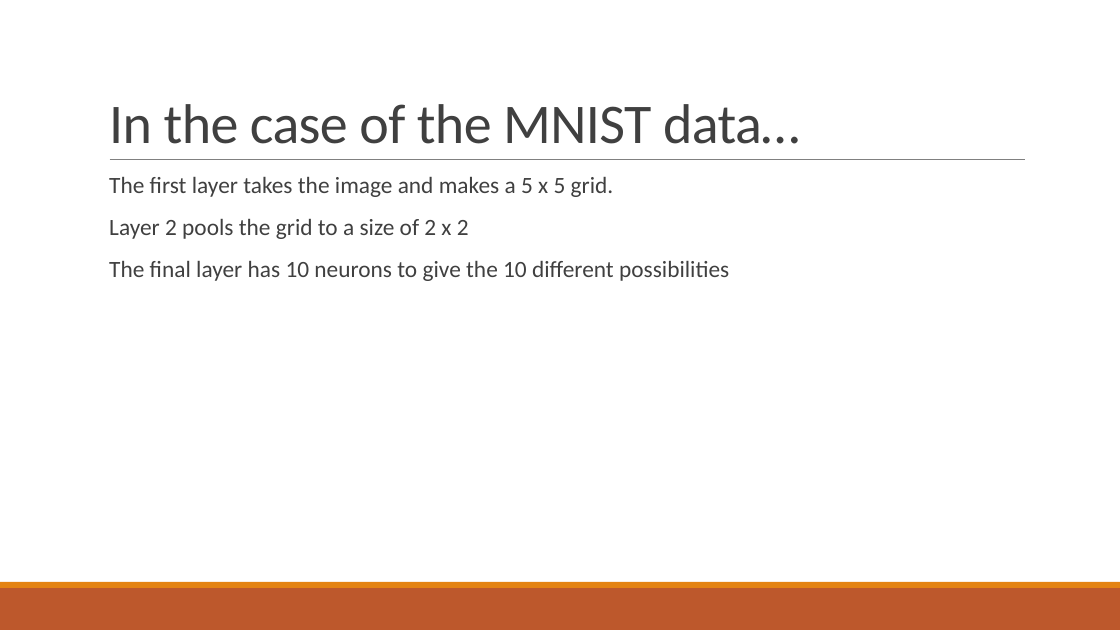
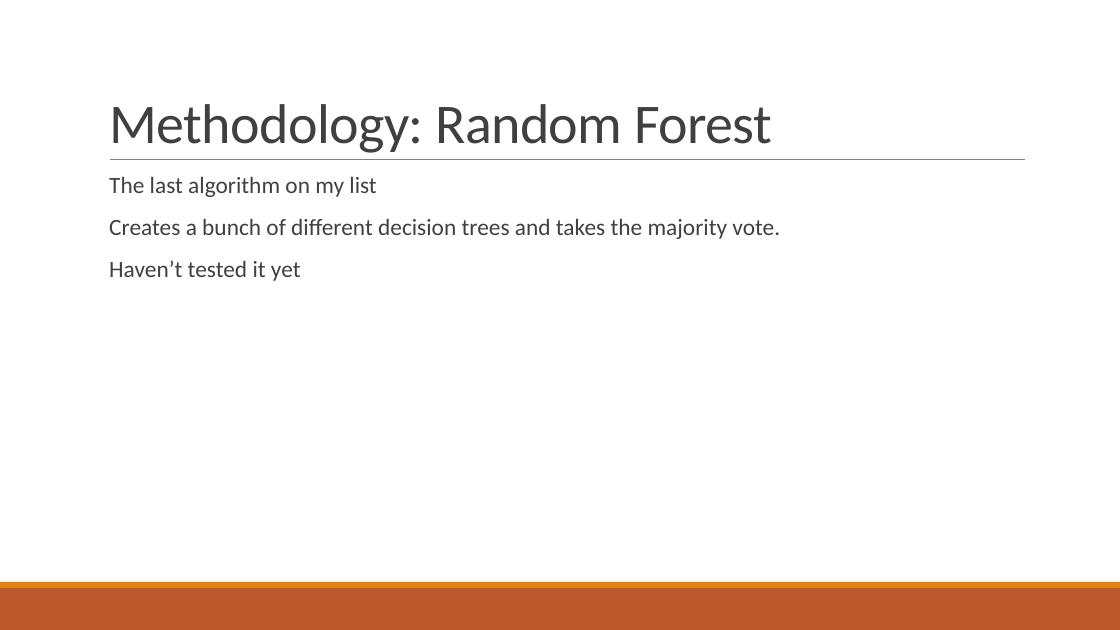
Before and after one commit to Gingerbreed/ArtificialIntelligence404, a slide deck: slide 8 of baler-prj/presentation/baker-MNIST.pptx. Drawn at 1120x630 pixels with LibreOffice and Linux fonts; fonts in the diff are those of the drawing. Boxes give left, top, right and bottom in pixels: in the first picture for what was removed or moved away, otherwise in the second. Text is boxed around its words. In the diff, an @@ line names an element or a change of style, - is before the commit and + after.

```diff
--- a/baler-prj/presentation/baker-MNIST.pptx
+++ b/baler-prj/presentation/baker-MNIST.pptx
@@ title at (x1=109, y1=104, x2=772, y2=153): text changed @@
-In the case of the MNIST data…
+Methodology: Random Forest
@@ text at (x1=109, y1=177, x2=780, y2=281): text changed @@
-  The first layer takes the image and makes a 5 x 5 grid.
-  Layer 2 pools the grid to a size of 2 x 2
-  The final layer has 10 neurons to give the 10 different possibilities
+  The last algorithm on my list
+  Creates a bunch of different decision trees and takes the majority vote.
+  Haven’t tested it yet
```
Also in this commit, not shown: 3 other slides changed, 2 slides added, 1 slide removed.
